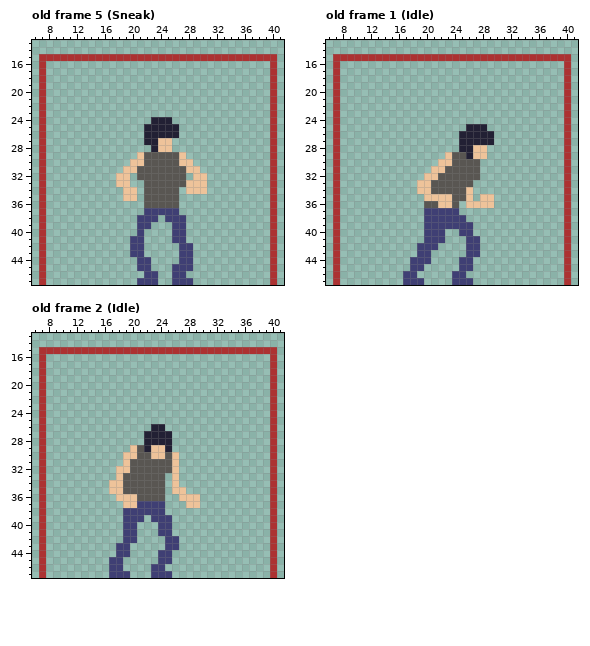
Pixel-art file: RawResource/t.aseprite. That is the earlier state.
48x48 pixels, 6 frames. Shown: old frame 5 (Sneak): x 6..41, y 13..47; old frame 1 (Idle): x 6..41, y 13..47; old frame 2 (Idle): x 6..41, y 13..47. The commit also changed other frames, which this record leaves out.
New version:
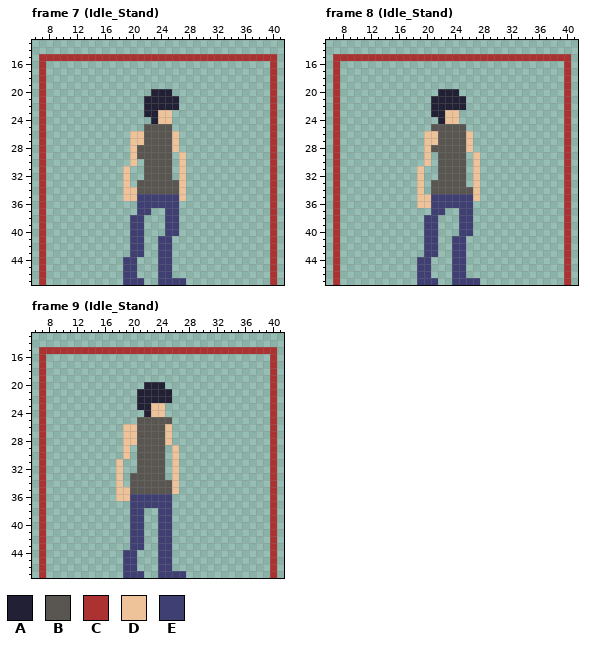
Palette (. is transparent): A #222034  B #595652  C #ac3232  D #eec39a  E #3f3f74
A new or re-ordered frame is compared with the old frame closest to it.
The exact change:
frames 6 -> 10
--- frame 7 (Idle_Stand) is new; against old frame 5 (Sneak), layer "Layer 4"
@@ x 16..32 @@
 19 .................
-20 .................
-21 .................
-22 .................
-23 .................
-24 .......AAA.......
-25 ......AAAAA......
-26 ......AAAAA......
-27 ......AADD.......
-28 .......ADD.......
-29 .....DBBBBBD.....
-30 ....DDBBBBBDD....
-31 ...DDBBBBBBBDD...
-32 ..DD.BBBBBBB.DD..
-33 ..DD..BBBBBBDDD..
-34 ...DD.BBBBB.DDD..
-35 ...DD.BBBBB......
-36 ......BBBBB......
-37 ......EEEEE......
-38 .....EEE.EEE.....
-39 .....EE...EE.....
-40 .....E....EE.....
-41 ....EE....EE.....
-42 ....EE.....EE....
-43 ....EE.....EE....
-44 .....EE....EE....
-45 .....EE...EEE....
-46 ......EE..EE.....
-47 .....EEE..EEE....
+20 .......AAA.......
+21 ......AAAAA......
+22 ......AAAAA......
+23 ......AADD.......
+24 .......ADD.......
+25 ......BBBB.......
+26 ....DDBBBBD......
+27 ....DDBBBBD......
+28 ....DBBBBBD......
+29 ....DBBBBB.D.....
+30 ....D.BBBB.D.....
+31 ...D..BBBB.D.....
+32 ...D..BBBB.D.....
+33 ...D.BBBBBBD.....
+34 ...DDBBBBBBD.....
+35 ...DDEEEEEED.....
+36 .....EEEEEE......
+37 .....EE..EE......
+38 ....EE...EE......
+39 ....EE...EE......
+40 ....EE...EE......
+41 ....EE..EE.......
+42 ....EE..EE.......
+43 ....EE..EE.......
+44 ...EE...EE.......
+45 ...EE...EE.......
+46 ...EE...EE.......
+47 ...EEE..EEEE.....
--- frame 8 (Idle_Stand) is new; against old frame 1 (Idle), layer "Layer 4"
@@ x 15..31 @@
 19 .................
-20 .................
-21 .................
-22 .................
-23 .................
-24 .................
-25 ...........AAA...
-26 ..........AAAAA..
-27 ..........AAAAA..
-28 ..........AADD...
-29 ........DBBADD...
-30 .......DDBBBB....
-31 ......DDBBBBB....
-32 .....DDBBBBBB....
-33 ....DDBBBBBB.....
-34 ....DDBBBBBD.....
-35 .....DDDDBBD.DD..
-36 .....BBDDB.DDDD..
-37 .....EEEEE.......
-38 .....EEEEEE......
-39 .....EEEEEEE.....
-40 .....EEE..EE.....
-41 .....EEE...EE....
-42 ....EEE....EE....
-43 ....EE.....EE....
-44 ...EEE....EE.....
-45 ...EE.....EE.....
-46 ..EE.....EE......
-47 ..EEE....EEE.....
+20 .......AAA.......
+21 ......AAAAA......
+22 ......AAAAA......
+23 ......AADD.......
+24 .......ADD.......
+25 ......BBBBB......
+26 .....DDBBBBD.....
+27 .....DDBBBBD.....
+28 .....DBBBBBD.....
+29 .....D.BBBB.D....
+30 .....D.BBBB.D....
+31 ....D..BBBB.D....
+32 ....D..BBBB.D....
+33 ....D.BBBBB.D....
+34 ....D.BBBBBBD....
+35 ....DDEEEEEED....
+36 ....DDEEEEEE.....
+37 ......EE..EE.....
+38 .....EE...EE.....
+39 .....EE...EE.....
+40 .....EE...EE.....
+41 .....EE..EE......
+42 .....EE..EE......
+43 .....EE..EE......
+44 ....EE...EE......
+45 ....EE...EE......
+46 ....EE...EE......
+47 ....EEE..EEEE....
--- frame 9 (Idle_Stand) is new; against old frame 2 (Idle), layers "Layer 4", "Layer 1"
@@ x 15..31 @@
 19 .................
-20 .................
-21 .................
-22 .................
-23 .................
-24 .................
-25 .................
-26 ........AA.......
-27 .......AAAA......
-28 .......AAAA......
-29 .....DBADDA......
-30 ....DDBBDDBD.....
-31 ....DBBBBBBD.....
-32 ...DDBBBBBBD.....
-33 ...DBBBBBB.D.....
-34 ..DDBBBBBB.D.....
-35 ..DDBBBBBB.DD....
-36 ...DDDBBBB..DDD..
-37 ....DDEEEE...DD..
-38 ....EEEEEE.......
-39 ....EEE.EEE......
-40 ....EE...EE......
-41 ....EE...EE......
-42 ....EE....EE.....
-43 ...EE.....EE.....
-44 ...EE....EE......
-45 ..EE.....EE......
-46 ..EE....EE.......
-47 ..EEE...EEE......
+20 .......AAA.......
+21 ......AAAAA......
+22 ......AAAAA......
+23 ......AADD.......
+24 .......ADD.......
+25 ......BBBBB......
+26 ....DDBBBBD......
+27 ....DDBBBBD......
+28 ....DDBBBBD......
+29 ....D.BBBB.D.....
+30 ....D.BBBB.D.....
+31 ...D..BBBB.D.....
+32 ...D..BBBB.D.....
+33 ...D.BBBBB.D.....
+34 ...D.BBBBBBD.....
+35 ...DDBBBBBBD.....
+36 ...DDEEEEEE......
+37 .....EEEEEE......
+38 .....EE..EE......
+39 .....EE..EE......
+40 .....EE..EE......
+41 .....EE..EE......
+42 .....EE..EE......
+43 .....EE..EE......
+44 ....EE...EE......
+45 ....EE...EE......
+46 ....EE...EE......
+47 ....EEE..EEEE....
Pixel boxes of the changes (left, top, right, bottom) in both pictures:
changed: (116, 89, 207, 285)
changed: (403, 89, 494, 285)
changed: (109, 382, 200, 578)
